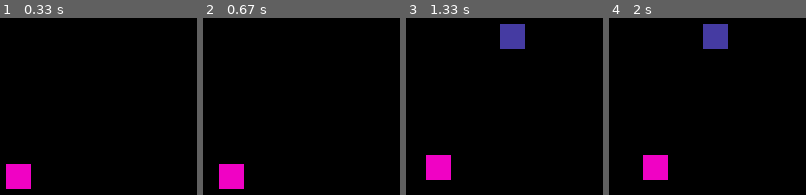
Above: before the commit, frames 1-4 (left to right).
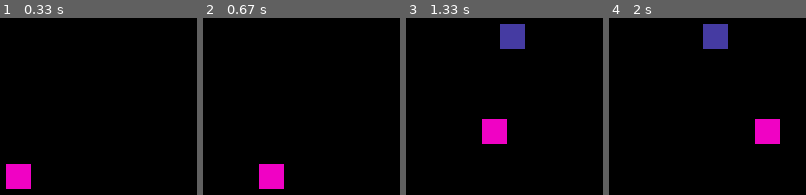
Above: after the commit, the same moments.

Repository: YoungTeurus/PYGame_Tutuorial
Game: pygame game, started from __main__.py
The game is run twice, just before and just after one commit, with the same random seed, the same clock (stepped at 60 frames per second) and the same inputs.
Inputs (mouse positions are in pixels of both pictures, inside the frame that each line leads up to):
- Up to frame 1 (0.33 s): no input
- Up to frame 2 (0.67 s): hold D from 0.33 s (still down); move the mouse to (outside the picture) at 0.37 s
- Up to frame 3 (1.33 s): release D at 0.8 s; hold W 0.83-1.13 s; press the mouse at (512, 37) at 1.2 s; move the mouse to (577, 177) at 1.3 s
- Up to frame 4 (2 s): release the mouse at (outside the picture) at 1.43 s; hold D 1.5-1.97 s

Frame 1 is identical in both runs. In frame 2, 3.6% of the frame differs, in the area x 8-42%, y 82-97%; in frame 3, 3.6%; in frame 4, 3.6%.

Commit message:
Камера игрока!

Diff:
--- a/__main__.py
+++ b/__main__.py
@@ -8,11 +8,24 @@
 BLACK = (0, 0, 0)
 GREEN = (0, 200, 64)
 RED = (255, 0, 0)
+# Конец цветов
+# Размеры окошка
+window_w = 600
+window_h = 400
 
 
-# Конец цветов
+# Класс камеры для отрисовки мира?
+class Camera:
+    def __init__(self):
+        self.x = 0
+        self.y = 0
+
+    def move(self, dx, dy):
+        self.x += dx
+        self.y += dy
 
 
+# Класс объекта игрового мира, содержит методы draw и tick
 class WorldObject:
     w = 25
     h = 25
@@ -23,10 +36,14 @@
         self.y = y
         self.color = (random.randint(0, 255), random.randint(0, 255), random.randint(0, 255))
 
-    def draw(self):
+    def draw(self, camera=None):
+        dx, dy = 0, 0
+        if camera is not None:
+            dx = camera.x
+            dy = camera.y
         pygame.draw.rect(self.surface, self.color,
-                         (int(self.x - (self.w / 2)),
-                          int(self.y - (self.h / 2)),
+                         (int(self.x - (self.w / 2) + dx),
+                          int(self.y - (self.h / 2) + dy),
                           int(self.w),
                           int(self.h))
                          )
@@ -42,11 +59,37 @@
         pass
 
 
+# Класс игрока, хранящий камеру
+class Player(WorldObject):
+    speed = 5
+
+    def __init__(self, surface, x, y, camera):
+        super().__init__(surface, x, y)
+        self.camera = camera
+
+    def player_move(self, direction):
+        if direction == 'up':
+            self.move(0, -self.speed)
+            if self.y + self.camera.y < 10 + self.h:  # Расстояние до края окна - 10 пикселей
+                self.camera.move(0, self.speed)
+        if direction == 'down':
+            self.move(0, self.speed)
+            if self.y + self.camera.y > window_h - 10 - self.h:  # Расстояние до края окна - 10 пикселей
+                self.camera.move(0, -self.speed)
+        if direction == 'left':
+            self.move(-self.speed, 0)
+            if self.x + self.camera.x < 10 + self.w:  # Расстояние до края окна - 10 пикселей
+                self.camera.move(self.speed, 0)
+        if direction == 'right':
+            self.move(self.speed, 0)
+            if self.x + self.camera.x > window_w - 10 - self.w:  # Расстояние до края окна - 10 пикселей
+                self.camera.move(-self.speed, 0)
+
+
 def main():
     # Инициализация PyGame и констант
     pygame.init()
-    window_w = 600
-    window_h = 400
+
     window = pygame.display.set_mode((window_w, window_h))  # Основная поверхность
     pygame.display.set_caption("My game")
     clock = pygame.time.Clock()
@@ -58,8 +101,8 @@
     object_placed = False  # Флаг для установки объекта
 
     # Игрок
-    Player = WorldObject(window, window_w / 2, window_h / 2)
-    objects.append(Player)
+    player = Player(window, window_w / 2, window_h / 2, Camera())
+    objects.append(player)
 
     while game_playing:
 
@@ -75,26 +118,26 @@
 
         if mouse_pressed[0]:
             if not object_placed:
-                objects.append(WorldObject(window, mouse_pos[0], mouse_pos[1]))
-                object_placed = True
+                objects.append(WorldObject(window, mouse_pos[0]-player.camera.x, mouse_pos[1]-player.camera.y))
+                object_placed = True  # Запрещаем создавать новые объекты до отжатия ЛКМ
         else:
             object_placed = False
 
         # Обработка событий клавиатуры
         if keyboard_pressed[pygame.K_a]:
-            Player.move(-1, 0)
+            player.player_move('left')
         if keyboard_pressed[pygame.K_d]:
-            Player.move(1, 0)
+            player.player_move('right')
         if keyboard_pressed[pygame.K_w]:
-            Player.move(0, -1)
+            player.player_move('up')
         if keyboard_pressed[pygame.K_s]:
-            Player.move(0, 1)
+            player.player_move('down')
 
         # Отрисовка объектов
         window.fill(BLACK)
         objects.sort()
         for obj in objects:
-            obj.draw()
+            obj.draw(player.camera)
 
         # Такт игры
         for obj in objects:
